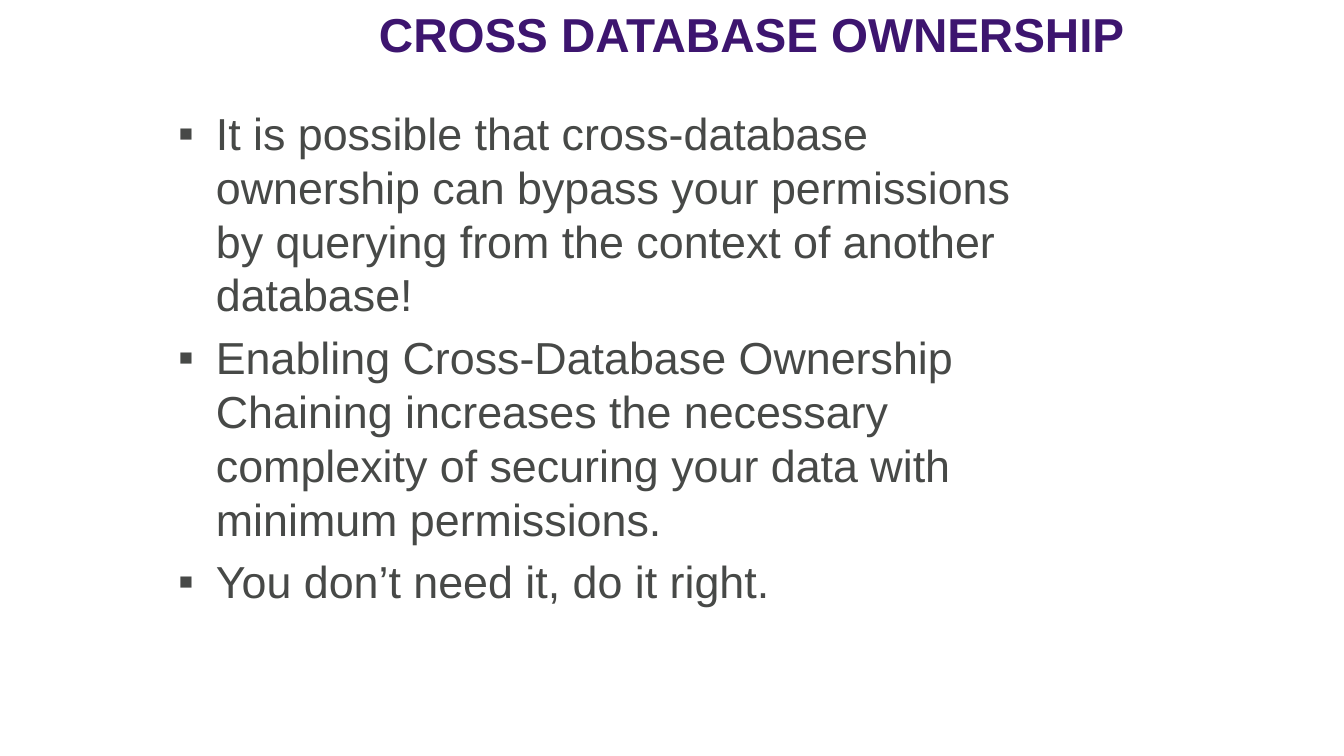
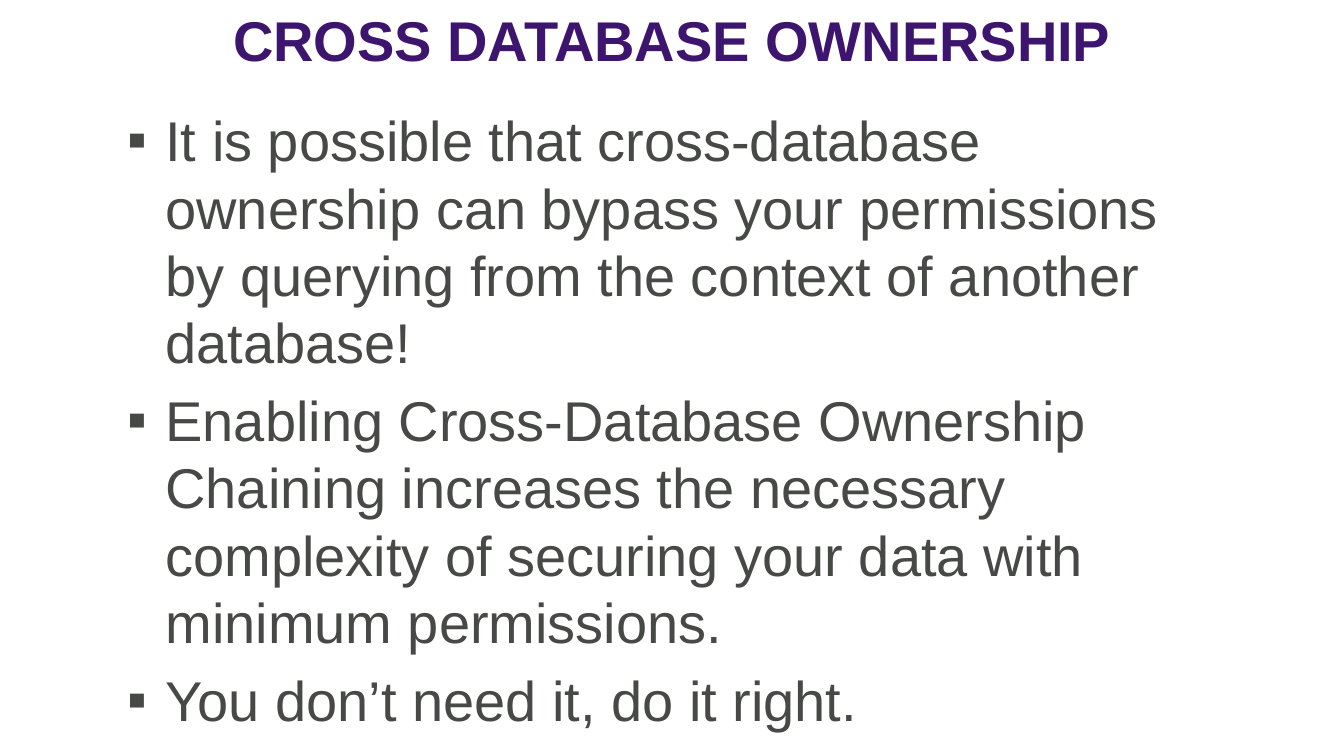
Before and after one commit to williamadba/Public-Presentations, a slide deck: slide 63 of SQLSat Dallas 2019/SQLSat Dallas 2019 SQL Security Principals and Permissions 101.pptx (slide 61 before the commit). Drawn at 1344x756 pixels with LibreOffice and Linux fonts; fonts in the diff are those of the drawing. Boxes give left, top, right and bottom in pixels: in the first picture for what was removed or moved away, otherwise in the second. Text is boxed around its words. In the diff, an @@ line names an element or a change of style, - is before the commit and + after.

```diff
--- a/SQLSat Dallas 2019/SQLSat Dallas 2019 SQL Security Principals and Permissions 101.pptx
+++ b/SQLSat Dallas 2019/SQLSat Dallas 2019 SQL Security Principals and Permissions 101.pptx
@@ text "CROSS DATABASE OWNERSHIP": place and size @@
-text "CROSS DATABASE OWNERSHIP" at [379,18,1124,53]
+text "CROSS DATABASE OWNERSHIP" at [233,22,1110,62]
@@ text "CROSS DATABASE OWNERSHIP" at [233,22,1110,62]: size 34 to 40 pt; more space between paragraphs @@
@@ text "It is possible that cross-database ...": place and size @@
-text "It is possible that cross-database ..." at [216,117,1010,607]
+text "It is possible that cross-database ..." at [165,120,1158,731]
@@ text "It is possible that cross-database ..." at [165,120,1158,731]: size 32 to 40 pt; more space between paragraphs @@
```
Also in this commit, not shown: 11 other slides changed, 3 slides added, 1 other file.
